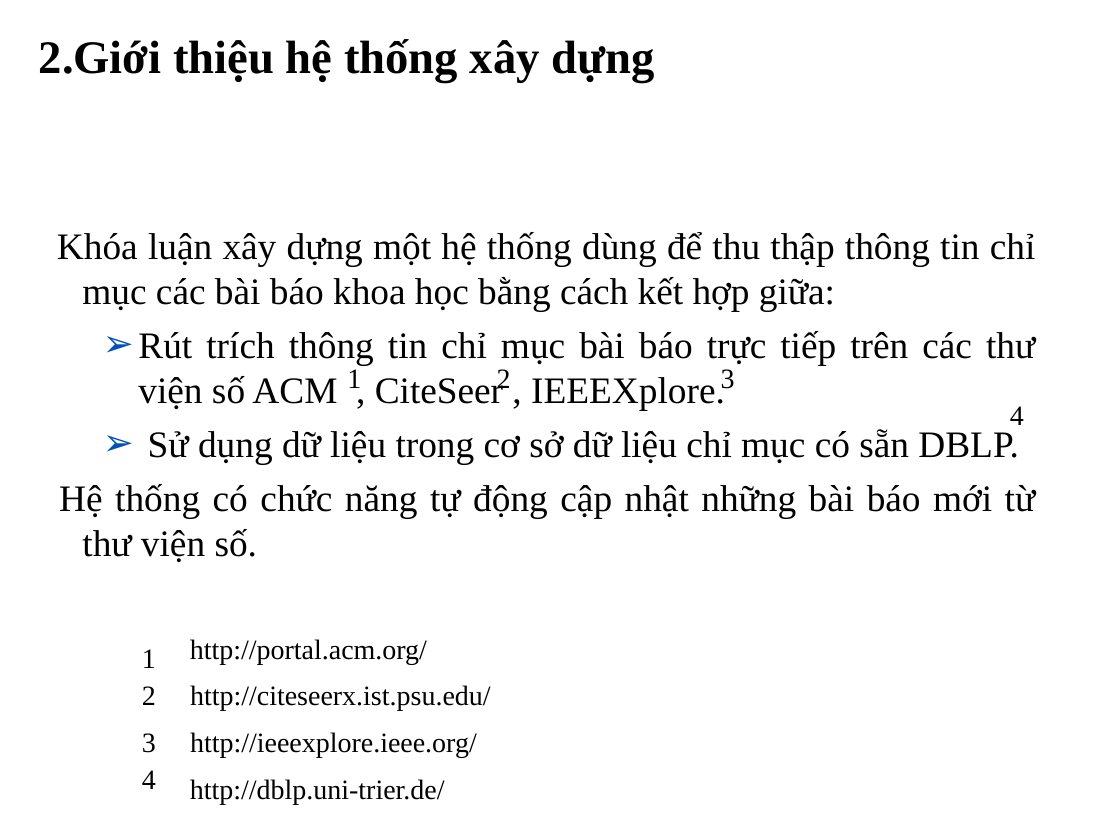
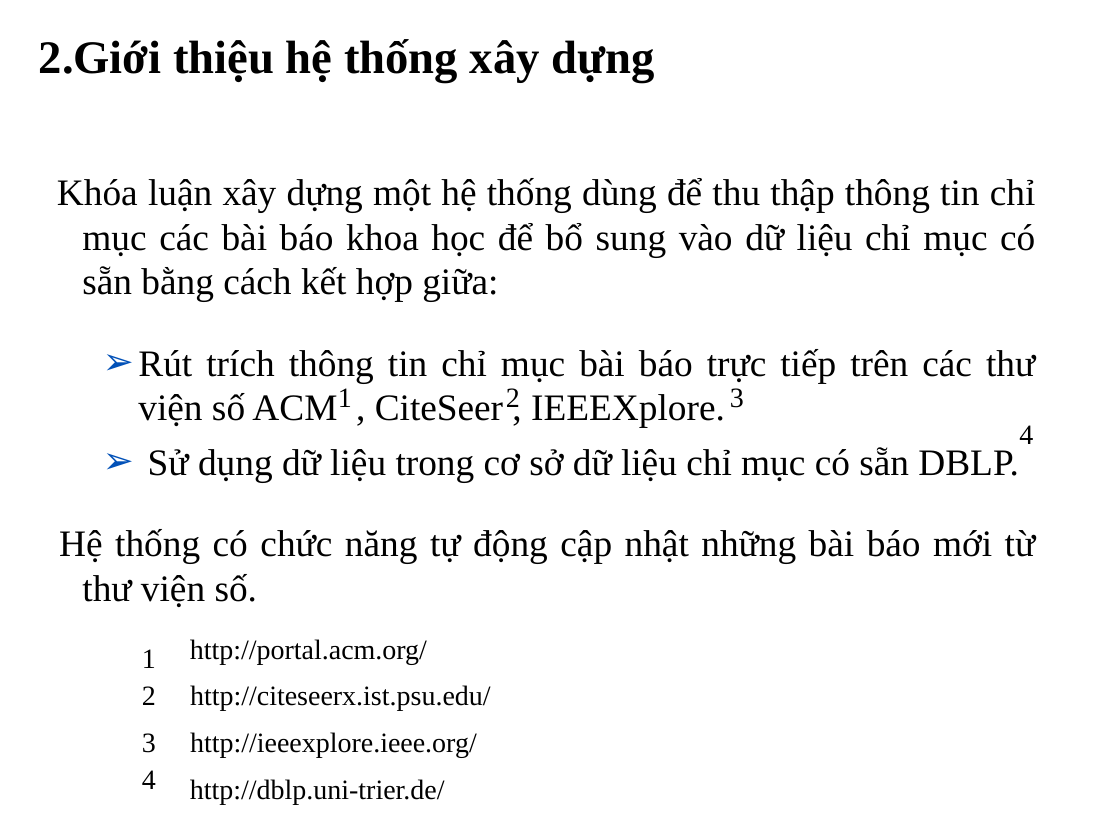
Before and after one commit to tiendv/detaitotnghiep, a slide deck: slide 4 of Report/Slide Baove/Final_slide.ppt. Drawn at 1120x840 pixels with LibreOffice and Linux fonts; fonts in the diff are those of the drawing; background and template pictures are left out. Boxes give left, top, right and bottom in pixels: in the first picture for what was removed or moved away, otherwise in the second. Text is boxed around its words. In the diff, an @@ line names an element or a change of style, - is before the commit and + after.

```diff
--- a/Report/Slide Baove/Final_slide.ppt
+++ b/Report/Slide Baove/Final_slide.ppt
@@ text at (x1=57, y1=178, x2=1036, y2=302): text changed @@
-Khóa luận xây dựng một hệ thống dùng để thu thập thông tin chỉ mục các bài báo khoa học bằng cách kết hợp giữa:
+Khóa luận xây dựng một hệ thống dùng để thu thập thông tin chỉ mục các bài báo khoa học để bổ sung vào dữ liệu chỉ mục có sẵn bằng cách kết hợp giữa:
@@ text "1" moved from (x1=347, y1=369, x2=361, y2=388) to (x1=338, y1=388, x2=352, y2=407) @@
@@ 3 texts moved together from (x1=497, y1=369, x2=1024, y2=425) to (x1=506, y1=388, x2=1033, y2=444) @@
```
Also in this commit, not shown: 11 other slides changed, 1 slide added.
